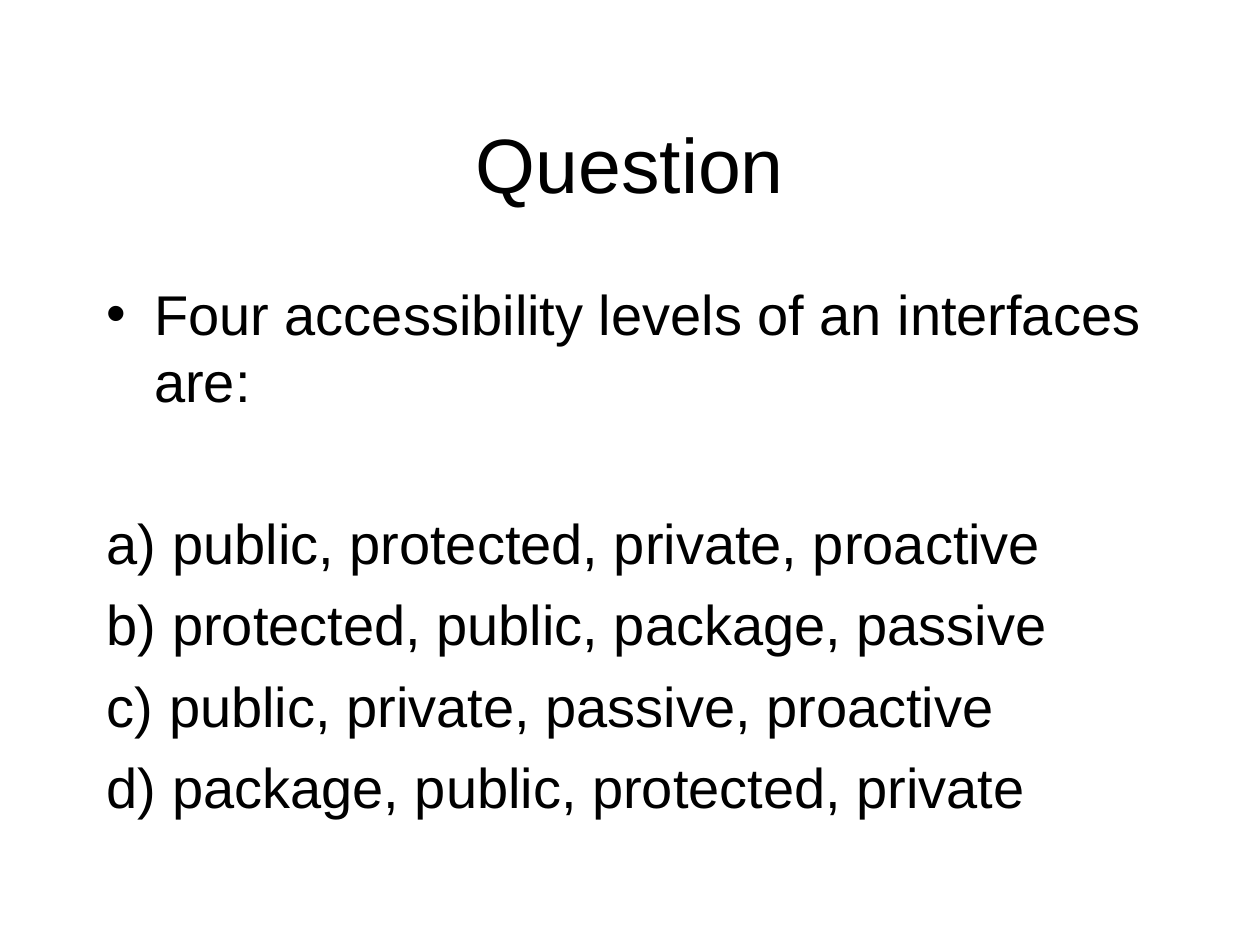
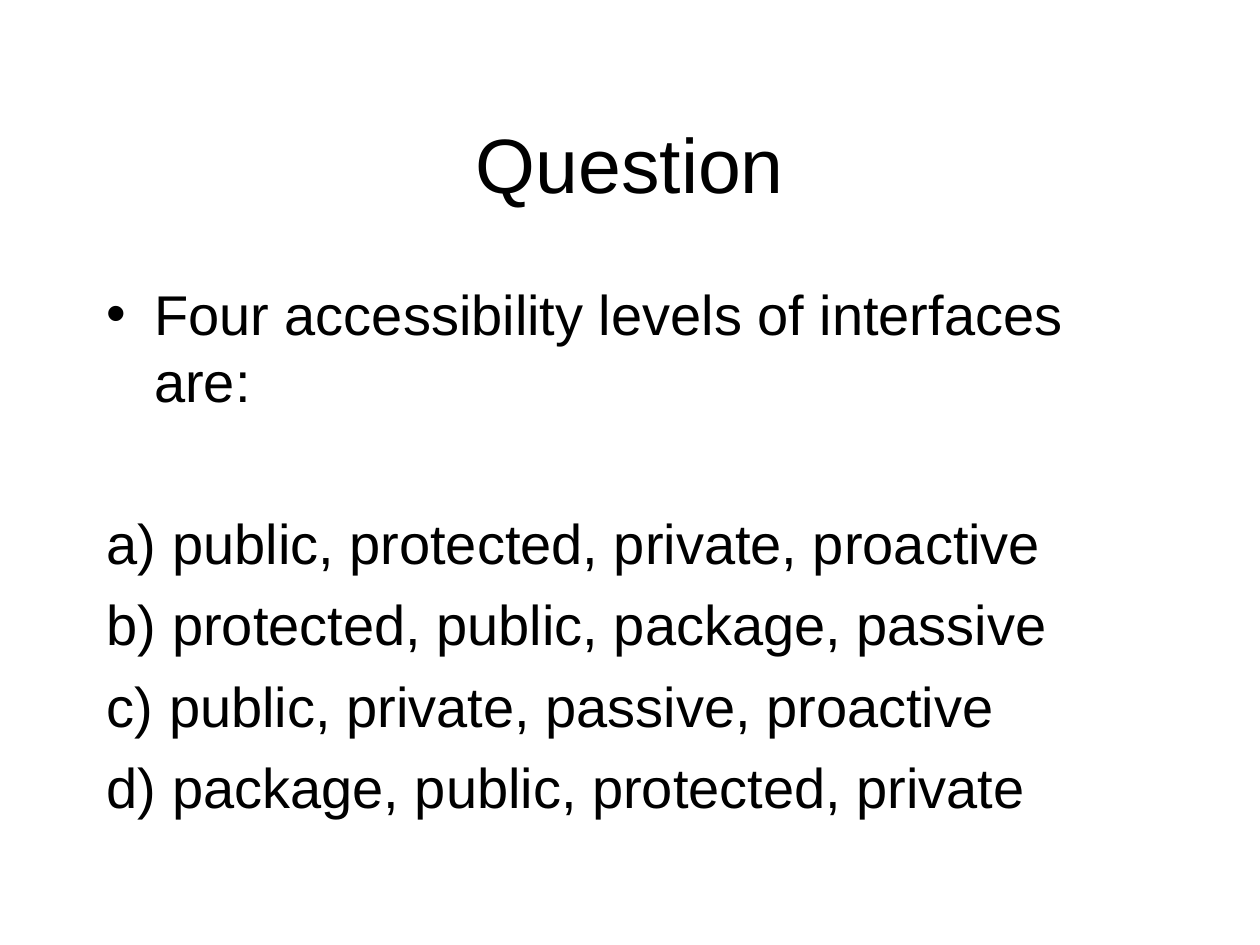
Before and after one commit to octaviordz/zjnu2017.github.io, a slide deck: slide 35 of OOAD/lectures/040--Classes.and.Objects.ppt. Drawn at 1260x945 pixels with LibreOffice and Linux fonts; fonts in the diff are those of the drawing. Boxes give left, top, right and bottom in pixels: in the first picture for what was removed or moved away, otherwise in the second. Text is boxed around its words. In the diff, an @@ line names an element or a change of style, - is before the commit and + after.

```diff
--- a/OOAD/lectures/040--Classes.and.Objects.ppt
+++ b/OOAD/lectures/040--Classes.and.Objects.ppt
@@ text at (154, 294, 1063, 403): text changed @@
-• Four accessibility levels of an interfaces are:
+• Four accessibility levels of interfaces are:
```
Also in this commit, not shown: 1 other file.
